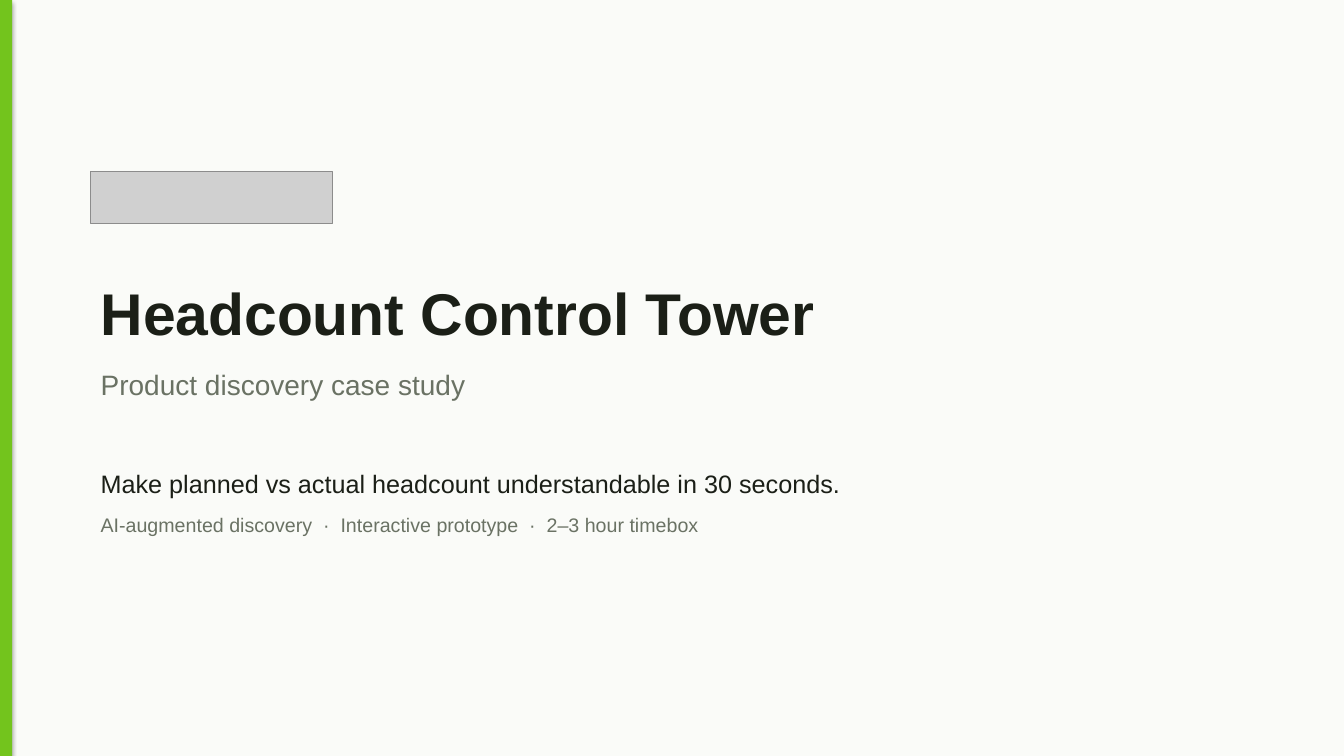
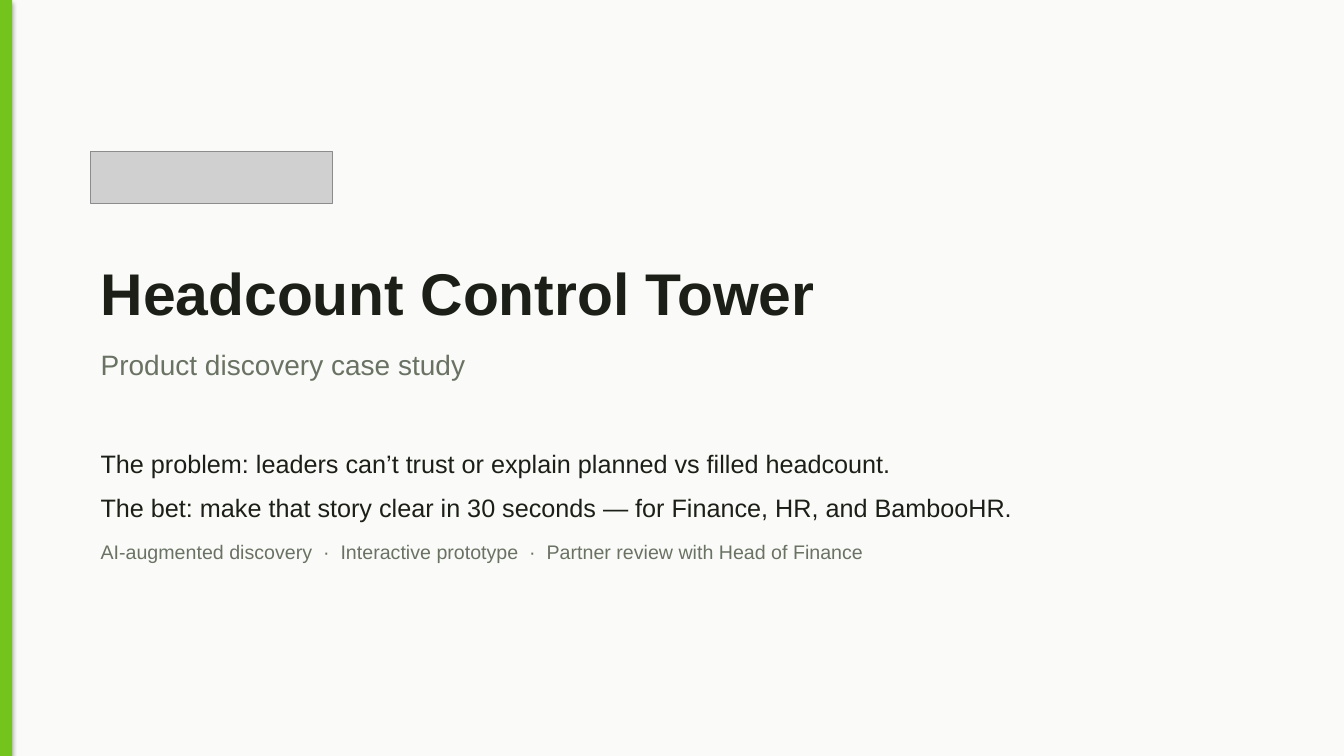
Before and after one commit to Brigdawg/Headcount-Reconciliation, a slide deck: slide 1 of deck/Headcount_Control_Tower_Case_Study.pptx. Drawn at 1344x756 pixels with LibreOffice and Linux fonts; fonts in the diff are those of the drawing; grey boxes stand for pictures. Boxes give left, top, right and bottom in pixels: in the first picture for what was removed or moved away, otherwise in the second. Text is boxed around its words. In the diff, an @@ line names an element or a change of style, - is before the commit and + after.

Commit message:
Strengthen deck around the problem, client value, and BambooHR value.
Add scrubbed “current spreadsheet” slide, clearer cross-functional process, and market stats focused on HR–Finance cohesion and recon time.

```diff
--- a/deck/Headcount_Control_Tower_Case_Study.pptx
+++ b/deck/Headcount_Control_Tower_Case_Study.pptx
@@ picture: place and size @@
-picture at <box>91,171,333,224</box>
+picture at <box>91,151,333,204</box>
@@ text "Headcount Control Tower": place and size @@
-text "Headcount Control Tower" at <box>101,292,815,400</box>
+text "Headcount Control Tower" at <box>101,272,815,380</box>
@@ text at <box>101,454,1012,563</box>: text changed; size 14 to 18 pt; text colour #6A7264 to #1B1F17 @@
-Make planned vs actual headcount understandable in 30 seconds.
-AI-augmented discovery · Interactive prototype · 2–3 hour timebox
+The problem: leaders can’t trust or explain planned vs filled headcount.
+The bet: make that story clear in 30 seconds — for Finance, HR, and BambooHR.
+AI-augmented discovery · Interactive prototype · Partner review with Head of Finance
```
Also in this commit, not shown: 8 other slides changed, 5 slides added, 4 slides removed, 3 other files.
